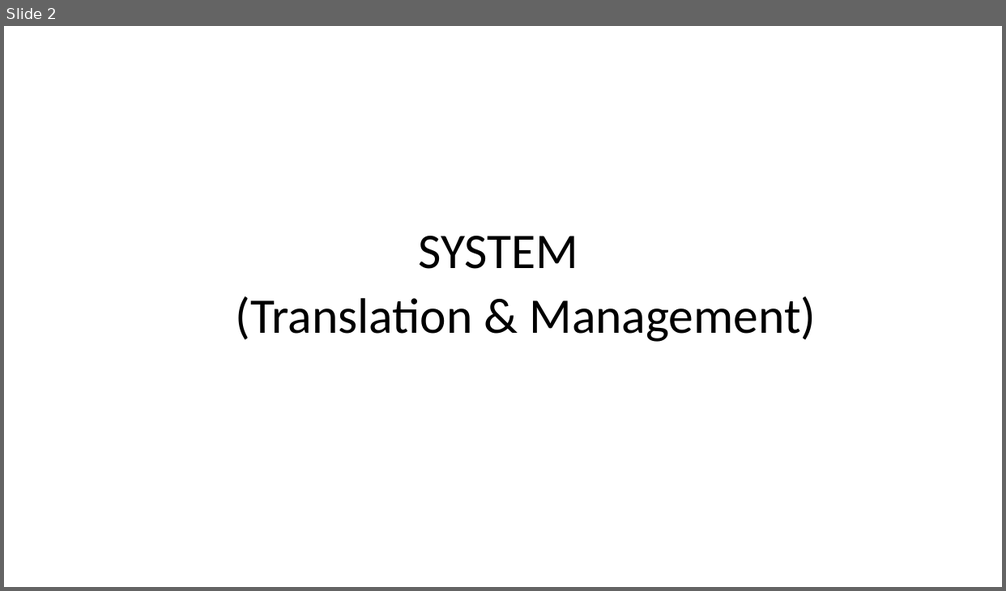
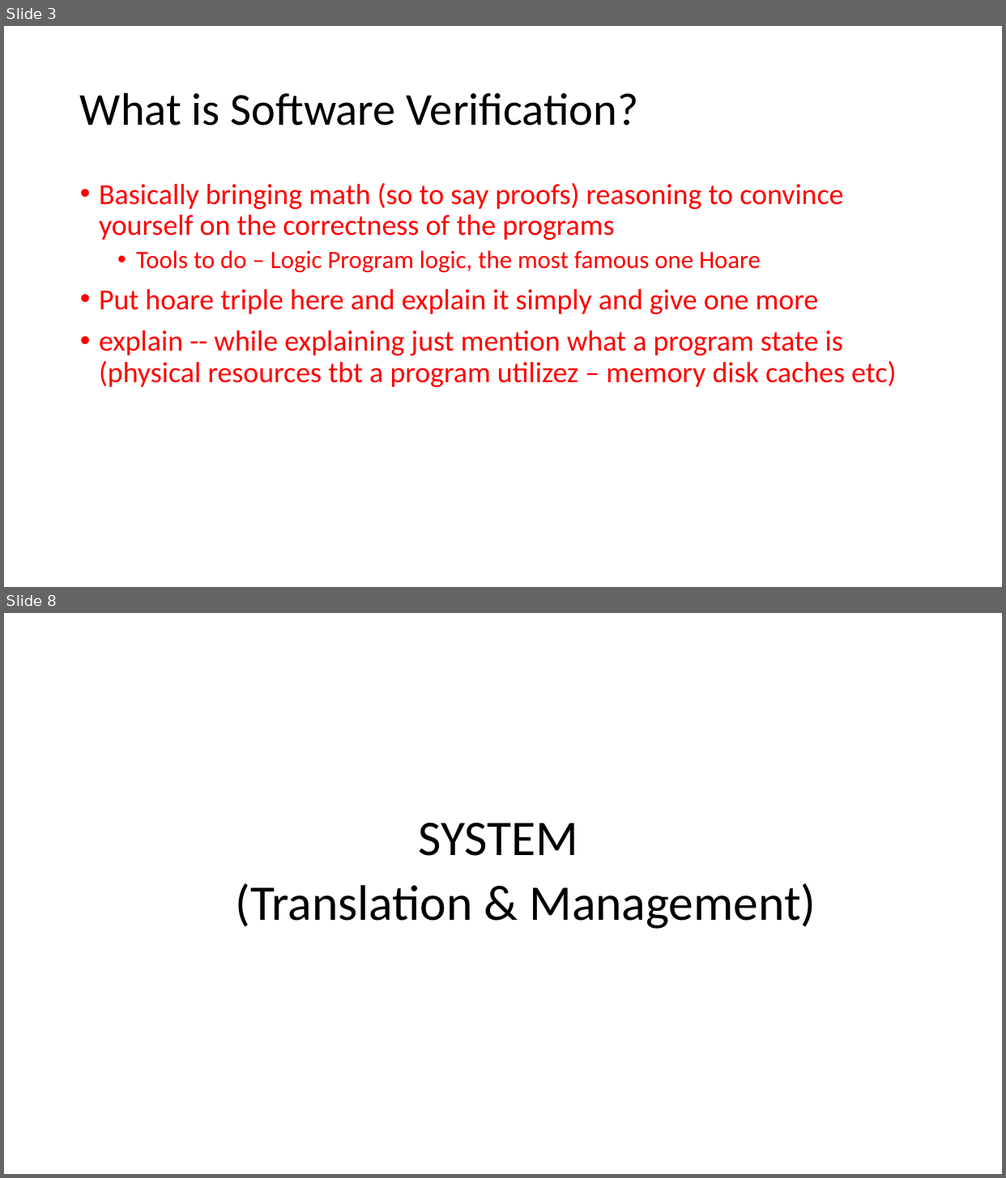
Before and after one commit to Contingent-Systems/modal_abstractions_presentations, a slide deck: thesis_proposal/proposal.pptx. Shown one above the other, each under a label of ours: slide 2 before the commit, slides 3 and 8 after it; the slides between them are not shown. The pictures are 1006x591 and 1006x1178 pixels, drawn with LibreOffice and Linux fonts; fonts in the diff are those of the drawing. Boxes give left, top, right and bottom in pixels: in the first picture for what was removed or moved away, otherwise in the second. Text is boxed around its words. In the diff, an @@ line names an element or a change of style, - is before the commit and + after.

```diff
--- a/thesis_proposal/proposal.pptx
+++ b/thesis_proposal/proposal.pptx
@@ slide 3 added at box(4, 26, 1002, 587), background #FFFFFF @@
@@ title added at box(80, 92, 639, 126), 44 pt, text #000000 @@
+What is Software Verification?
@@ text added at box(99, 183, 896, 387), 28 pt, text #FF0000 @@
+• Basically bringing math (so to say proofs) reasoning to convince yourself on the correctness of the programs
+  • Tools to do – Logic Program logic, the most famous one Hoare
+• Put hoare triple here and explain it simply and give one more
+• explain -- while explaining just mention what a program state is (physical resources tbt a program utilizez – memory disk caches etc)
@@ what was slide 2 is now slide 8 @@
```
Also in this commit, not shown: 2 slides changed, 12 other slides added.
